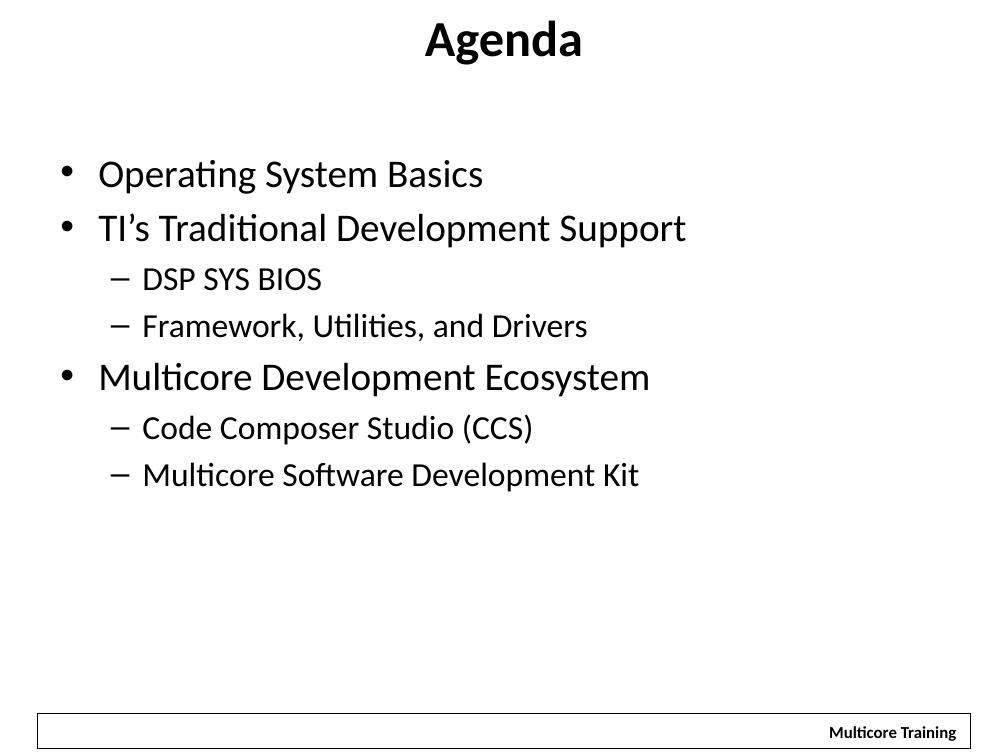
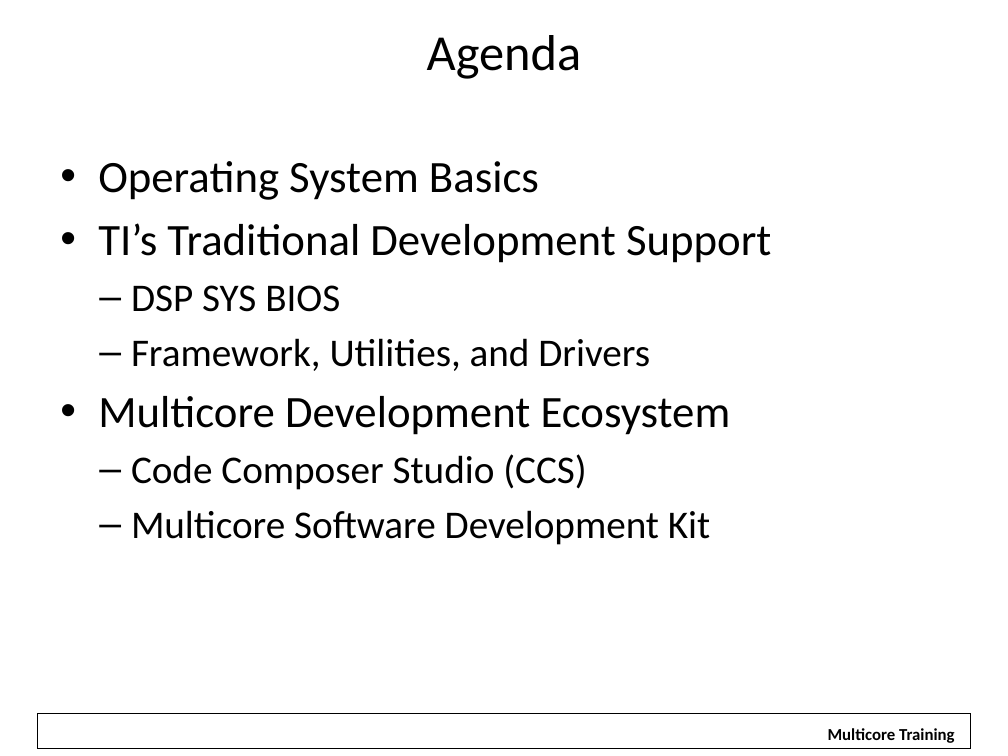
Before and after one commit to hari1989/keystone-workshop, a slide deck: slide 2 of slides/Introduction to KeyStone Software Ecosystem.pptx. Drawn at 1008x756 pixels with LibreOffice and Linux fonts; fonts in the diff are those of the drawing; background and template pictures are left out. Boxes give left, top, right and bottom in pixels: in the first picture for what was removed or moved away, otherwise in the second. Text is boxed around its words. In the diff, an @@ line names an element or a change of style, - is before the commit and + after.

Commit message:
Revisions based on 6/13/12 discussion; modifed ecosystem diagram and used as advanced organizer throughout lesson; fixed red URLs so they are now blue

```diff
--- a/slides/Introduction to KeyStone Software Ecosystem.pptx
+++ b/slides/Introduction to KeyStone Software Ecosystem.pptx
@@ title "Agenda": place and size @@
-title "Agenda" at (425,20,583,65)
+title "Agenda" at (427,35,582,79)
@@ title "Agenda" at (427,35,582,79): bold off @@
@@ text "Operating System Basics" at (98,161,771,545): size 28 to 32 pt in "Operating System Basics", "TI’s Traditional Development Support", "Multicore Development Ecosystem"; size 24 to 28 pt in "DSP SYS BIOS", "Framework, Utilities, and Drivers", "Code Composer Studio (CCS)", "Multicore Software Development Kit"; indent changed @@
@@ text "Multicore Training" rewrapped from (818,717,968,747) to (828,728,954,743) @@
```
Also in this commit, not shown: 15 other slides changed, 1 slide added.
